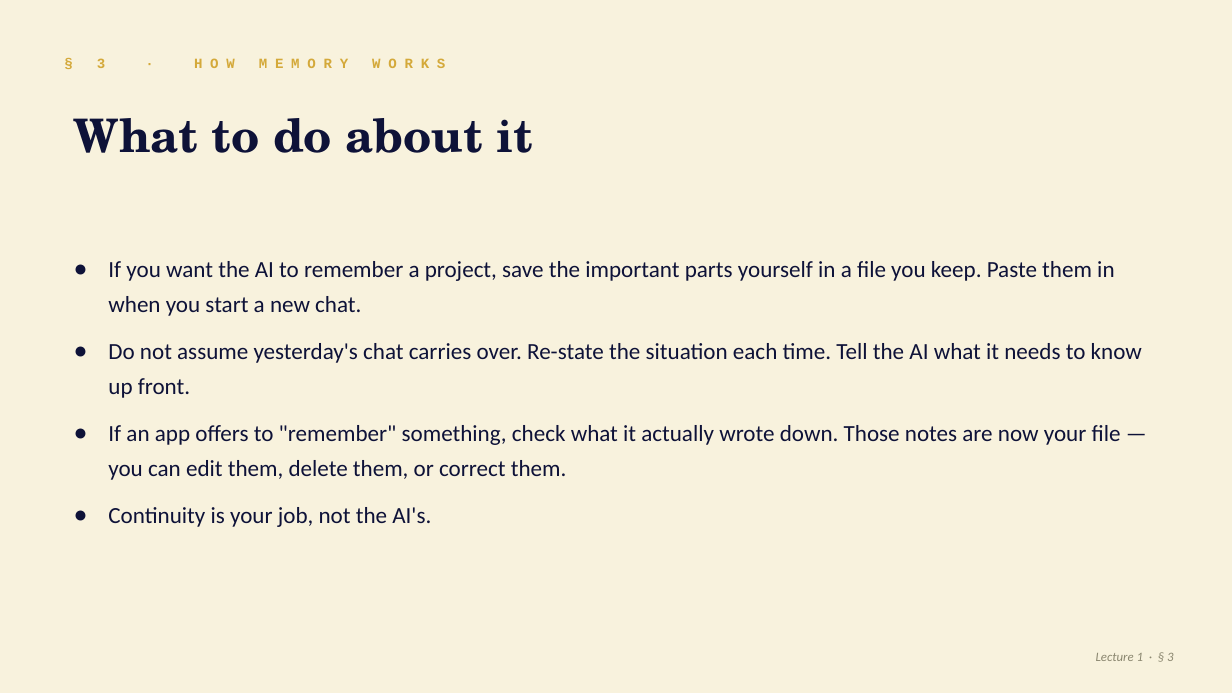
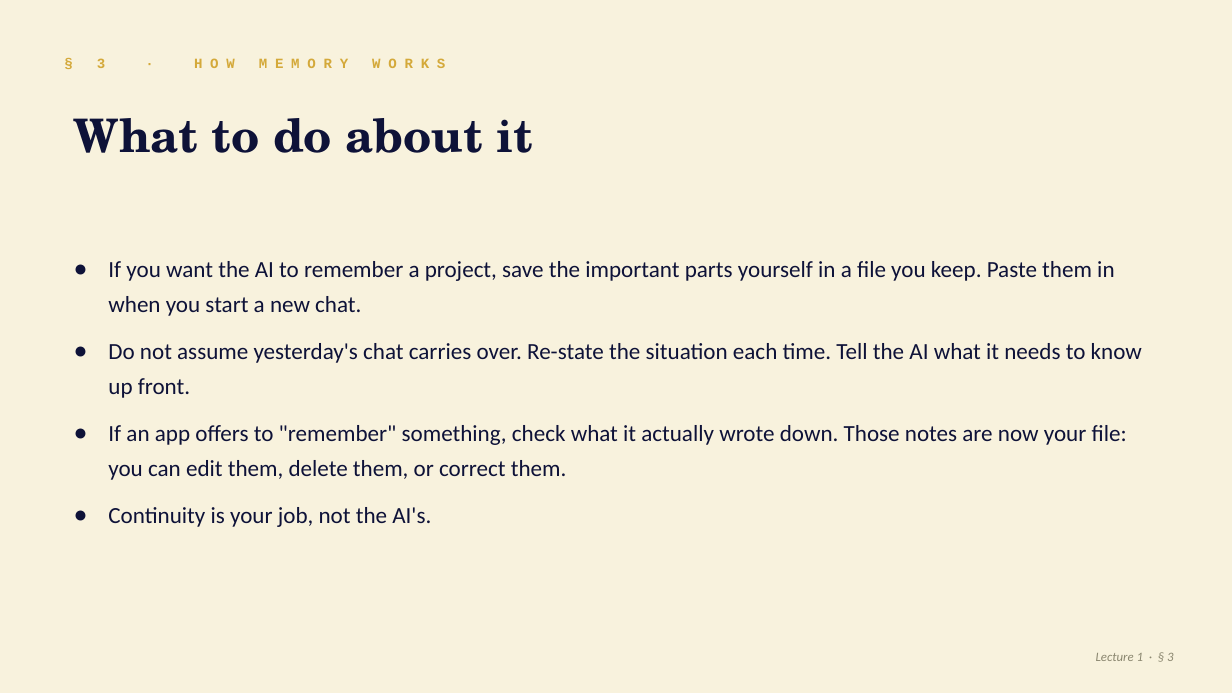
Before and after one commit to DerekSleepfield/webs-aight, a slide deck: slide 13 of assets/introduction-to-bobology.pptx. Drawn at 1232x693 pixels with LibreOffice and Linux fonts; fonts in the diff are those of the drawing. Boxes give left, top, right and bottom in pixels: in the first picture for what was removed or moved away, otherwise in the second. Text is boxed around its words. In the diff, an @@ line names an element or a change of style, - is before the commit and + after.

Commit message:
bobology lecture 1: deck audit + Lecture/Lesson reconciliation
assets/introduction-to-bobology.pptx + .pdf:
- Fixed "Bobbology" -> "Bobology" typo on slide 1 title (one-B
  discipline rule); kicker stayed "BOBOLOGY".
- Cleaned 8 splice em-dashes across slides 3, 5, 6, 9, 13, 15.
  Decision Gate headline on slide 15 now uses commas, not em-dashes,
  around "not the AI". Visual weight preserved.
- Synced slide 8 (How an Eko Works) prose with the cleaned L1.html
  Science section: varied openers across 4 bullets to break up the
  "It is... It is... It has..." anaphora pile-up.
- Synced slide 12 (memory) bullet 3: em-dash splice replaced with
  two clean sentences matching the lesson's voice.
- PDF regenerated via LibreOffice from the edited pptx.

introduction-to-bobology.html:
- Renamed "Lecture I" -> "Lesson 1" in browser title, kicker, and
  both colophons. Long-form lessons now consistently use "Lesson N"
  (matching L2-L5); slide deck retains "Lecture N" branding.
- Browser title format brought into line with L3-L5 pattern:
  "Lesson 1: Introduction to Bobology - Derek Wakefield".
- "Subsequent lectures" -> "Subsequent lessons" in the Science
  colophon for the same reason.

presentations/bobology/2026-05-09-introduction-to-bobology.qmd:
- Em-dash splice in description -> colon.

```diff
--- a/assets/introduction-to-bobology.pptx
+++ b/assets/introduction-to-bobology.pptx
@@ text at (108, 425, 1127, 480): text changed @@
-● If an app offers to "remember" something, check what it actually wrote down. Those notes are now your file — you can edit them, delete them, or correct them.
+● If an app offers to "remember" something, check what it actually wrote down. Those notes are now your file: you can edit them, delete them, or correct them.
```
Also in this commit, not shown: 8 other slides changed, 3 other files.
